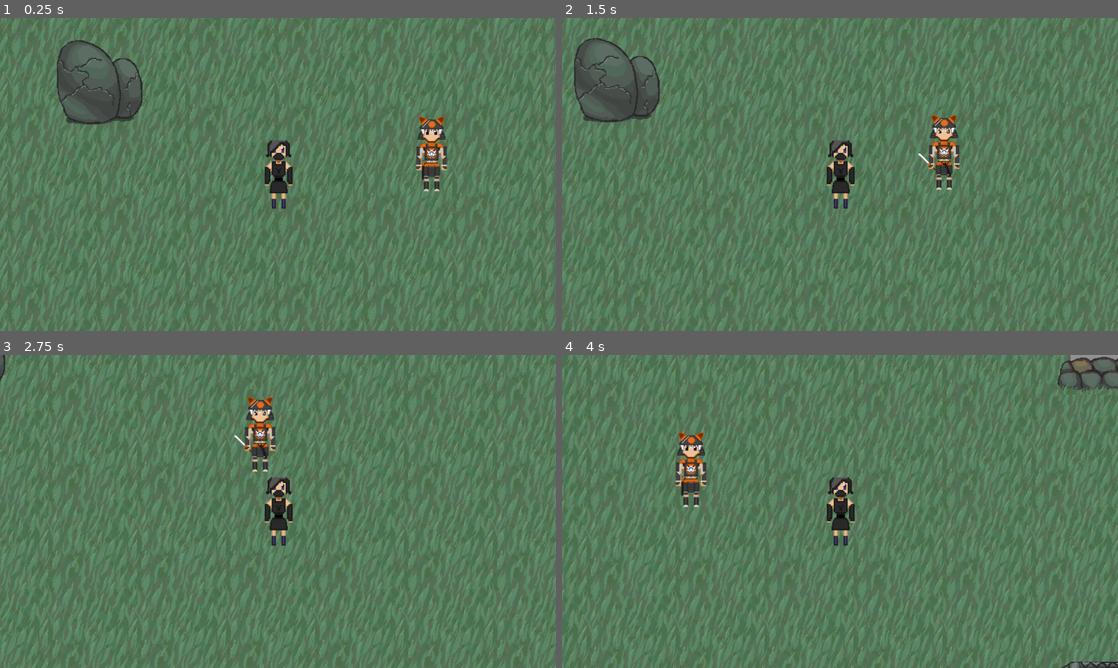
Above: before the commit, frames 1-4 (two rows, left to right).
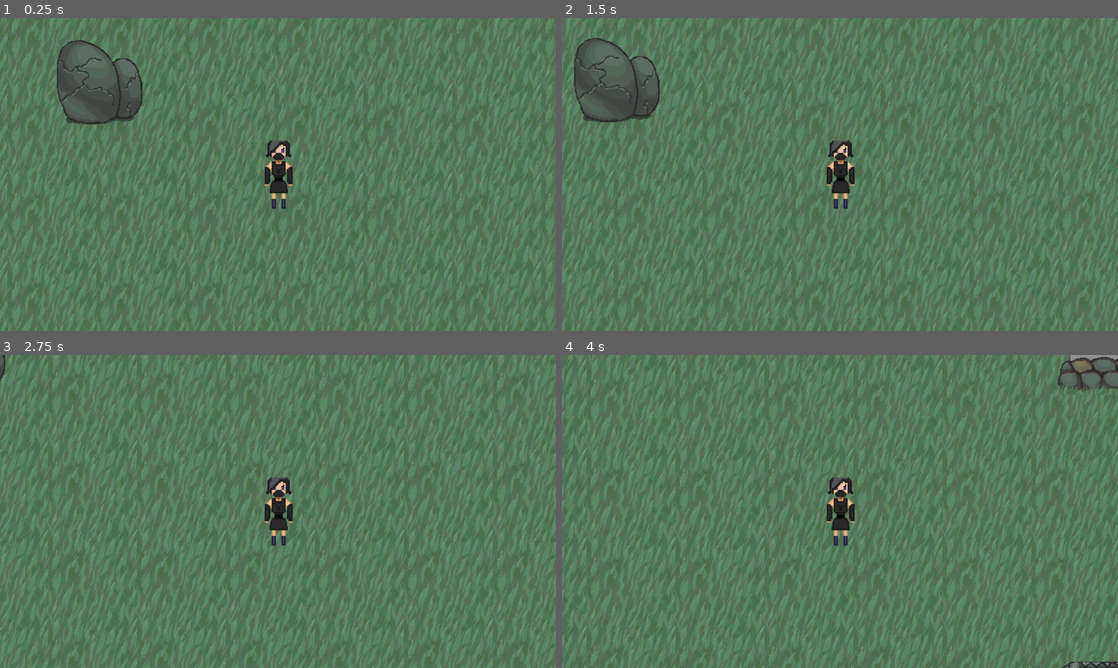
Above: after the commit, the same moments.

Repository: acknapp/silent-return
Game: Godot game, scene res://Main.tscn
The game is run twice, just before and just after one commit, with the same random seed, the same clock (stepped at 60 frames per second) and the same inputs.
Inputs:
- Up to frame 1 (0.25 s): no input
- Up to frame 2 (1.5 s): tap Enter (ui_accept) at 0.5, 0.77 s; hold Right (ui_right) 0.53-1.28 s; hold D (disguise_dragon) 0.53-1.28 s; hold Down (ui_down) from 1.28 s (still down); tap T (disguise_tiger) at 1.35 s
- Up to frame 3 (2.75 s): tap Enter (ui_accept) at 1.52 s; release Down (ui_down) at 2.03 s; hold Right (ui_right) from 2.03 s (still down); hold D (disguise_dragon) from 2.03 s (still down)
- Up to frame 4 (4 s): release Right (ui_right) at 2.78 s; release D (disguise_dragon) at 2.78 s; hold Up (ui_up) 2.78-3.53 s; tap T (disguise_tiger) at 2.85 s; tap Enter (ui_accept) at 3.02, 3.77 s; hold Left (ui_left) from 3.53 s (still down); hold D (disguise_dragon) from 3.53 s (still down)

The runs differ from the first frame. In frame 1, 0.9% of the frame differs, in the area x 74-81%, y 31-56%; in frame 2, 0.9%; in frame 3, 0.9%; in frame 4, 0.9%, in the area x 20-26%, y 24-49%.

Commit message:
when player dies, the game resets

Diff:
--- a/Enemies/EnemyTemplate.gd
+++ b/Enemies/EnemyTemplate.gd
@@ -37,9 +37,16 @@
 
 signal subdued
 
+onready var original_position = position
+
 func _ready():
 	state = pick_random_state([IDLE, WANDER])
 
+func reset():
+	position = original_position
+	velocity = Vector2.ZERO
+	knockback = Vector2.ZERO
+	state = pick_random_state([IDLE, WANDER])
 
 func pick_random_state(state_list):
 	state_list.shuffle()
--- a/Main.gd
+++ b/Main.gd
@@ -1,16 +1,29 @@
 extends Node
 
+onready var player := $YSort/Player
 
-# Declare member variables here. Examples:
-# var a = 2
-# var b = "text"
+const starting_positions := {}
 
+func _ready():
 
-# Called when the node enters the scene tree for the first time.
-func _ready():
-	pass # Replace with function body.
+	_save_initial_positions()
 
+	player.connect("die", self, "_on_player_die")
 
-# Called every frame. 'delta' is the elapsed time since the previous frame.
-#func _process(delta):
-#	pass
+func _on_player_die():
+	reset_game()
+
+func _save_initial_positions():
+	starting_positions[player] = player.position
+
+	for artifact in get_tree().get_nodes_in_group("artifact"):
+		starting_positions[artifact] = artifact.position
+
+func reset_game():
+	player.position	= starting_positions[player]
+
+	for enemy in get_tree().get_nodes_in_group("enemy"):
+		enemy.reset()
+
+	for artifact in get_tree().get_nodes_in_group("artifact"):
+		artifact.position = starting_positions[artifact]
--- a/Main.tscn
+++ b/Main.tscn
@@ -232,85 +232,82 @@
 [node name="HidingRock" parent="YSort" instance=ExtResource( 9 )]
 position = Vector2( 480, -568 )
 
-[node name="GreyDragonAshigaru12" parent="YSort" instance=ExtResource( 8 )]
+[node name="GreyDragonAshigaru12" parent="YSort" groups=["enemy", "enemy_grey_dragon"] instance=ExtResource( 8 )]
 position = Vector2( -888, -184 )
 
-[node name="GreyDragonAshigaru11" parent="YSort" instance=ExtResource( 8 )]
+[node name="GreyDragonAshigaru11" parent="YSort" groups=["enemy", "enemy_grey_dragon"] instance=ExtResource( 8 )]
 position = Vector2( 536, 360 )
 
-[node name="GreyDragonAshigaru10" parent="YSort" instance=ExtResource( 8 )]
+[node name="GreyDragonAshigaru10" parent="YSort" groups=["enemy", "enemy_grey_dragon"] instance=ExtResource( 8 )]
 position = Vector2( 416, -16 )
 
-[node name="GreyDragonAshigaru9" parent="YSort" instance=ExtResource( 8 )]
+[node name="GreyDragonAshigaru9" parent="YSort" groups=["enemy", "enemy_grey_dragon"] instance=ExtResource( 8 )]
 position = Vector2( -1056, -512 )
 
-[node name="GreyDragonAshigaru" parent="YSort" instance=ExtResource( 8 )]
+[node name="GreyDragonAshigaru" parent="YSort" groups=["enemy", "enemy_grey_dragon"] instance=ExtResource( 8 )]
 position = Vector2( 280, 1224 )
 
-[node name="GreyDragonSamurai" parent="YSort" instance=ExtResource( 5 )]
+[node name="GreyDragonSamurai" parent="YSort" groups=["enemy", "enemy_grey_dragon"] instance=ExtResource( 5 )]
 position = Vector2( -256, 728 )
 
-[node name="GreyDragonSamurai2" parent="YSort" instance=ExtResource( 5 )]
+[node name="GreyDragonSamurai2" parent="YSort" groups=["enemy", "enemy_grey_dragon"] instance=ExtResource( 5 )]
 position = Vector2( -240, 248 )
 
-[node name="GreyDragonSamurai3" parent="YSort" instance=ExtResource( 5 )]
+[node name="GreyDragonSamurai3" parent="YSort" groups=["enemy", "enemy_grey_dragon"] instance=ExtResource( 5 )]
 position = Vector2( -464, 1592 )
 
-[node name="GreyDragonAshigaru2" parent="YSort" instance=ExtResource( 8 )]
+[node name="GreyDragonAshigaru2" parent="YSort" groups=["enemy", "enemy_grey_dragon"] instance=ExtResource( 8 )]
 position = Vector2( 320, 800 )
 
-[node name="GreyDragonAshigaru3" parent="YSort" instance=ExtResource( 8 )]
+[node name="GreyDragonAshigaru3" parent="YSort" groups=["enemy", "enemy_grey_dragon"] instance=ExtResource( 8 )]
 position = Vector2( 456, 1576 )
 
-[node name="GreyDragonAshigaru4" parent="YSort" instance=ExtResource( 8 )]
+[node name="GreyDragonAshigaru4" parent="YSort" groups=["enemy", "enemy_grey_dragon"] instance=ExtResource( 8 )]
 position = Vector2( 576, 1264 )
 
-[node name="GreyDragonAshigaru5" parent="YSort" instance=ExtResource( 8 )]
+[node name="GreyDragonAshigaru5" parent="YSort" groups=["enemy", "enemy_grey_dragon"] instance=ExtResource( 8 )]
 position = Vector2( -552, -536 )
 
-[node name="GreyDragonAshigaru6" parent="YSort" instance=ExtResource( 8 )]
+[node name="GreyDragonAshigaru6" parent="YSort" groups=["enemy", "enemy_grey_dragon"] instance=ExtResource( 8 )]
 position = Vector2( -1288, 280 )
 
-[node name="GreyDragonAshigaru7" parent="YSort" instance=ExtResource( 8 )]
+[node name="GreyDragonAshigaru7" parent="YSort" groups=["enemy", "enemy_grey_dragon"] instance=ExtResource( 8 )]
 position = Vector2( -1168, 1136 )
 
-[node name="GreyDragonAshigaru8" parent="YSort" instance=ExtResource( 8 )]
+[node name="GreyDragonAshigaru8" parent="YSort" groups=["enemy", "enemy_grey_dragon"] instance=ExtResource( 8 )]
 position = Vector2( -280, 1120 )
 
-[node name="WhiteTigerAshigaru" parent="YSort" instance=ExtResource( 10 )]
+[node name="WhiteTigerAshigaru" parent="YSort" groups=["enemy", "enemy_white_tiger"] instance=ExtResource( 10 )]
 position = Vector2( 1264, 728 )
 
-[node name="WhiteTigerSamurai" parent="YSort" instance=ExtResource( 4 )]
+[node name="WhiteTigerSamurai" parent="YSort" groups=["enemy", "enemy_white_tiger"] instance=ExtResource( 4 )]
 position = Vector2( 1032, 1040 )
 
-[node name="WhiteTigerSamurai2" parent="YSort" instance=ExtResource( 4 )]
+[node name="WhiteTigerSamurai2" parent="YSort" groups=["enemy", "enemy_white_tiger"] instance=ExtResource( 4 )]
 position = Vector2( 1088, 1584 )
 
-[node name="WhiteTigerSamurai3" parent="YSort" instance=ExtResource( 4 )]
+[node name="WhiteTigerSamurai3" parent="YSort" groups=["enemy", "enemy_white_tiger"] instance=ExtResource( 4 )]
 position = Vector2( 1080, 88 )
 
-[node name="WhiteTigerSamurai_TEST" parent="YSort" instance=ExtResource( 4 )]
-position = Vector2( 957, -458 )
-
-[node name="WhiteTigerSamurai4" parent="YSort" instance=ExtResource( 4 )]
+[node name="WhiteTigerSamurai4" parent="YSort" groups=["enemy", "enemy_white_tiger"] instance=ExtResource( 4 )]
 position = Vector2( 2056, -368 )
 
-[node name="WhiteTigerSamurai5" parent="YSort" instance=ExtResource( 4 )]
+[node name="WhiteTigerSamurai5" parent="YSort" groups=["enemy", "enemy_white_tiger"] instance=ExtResource( 4 )]
 position = Vector2( 1760, 648 )
 
-[node name="WhiteTigerSamurai6" parent="YSort" instance=ExtResource( 4 )]
+[node name="WhiteTigerSamurai6" parent="YSort" groups=["enemy", "enemy_white_tiger"] instance=ExtResource( 4 )]
 position = Vector2( 2184, 1584 )
 
-[node name="WhiteTigerSamurai7" parent="YSort" instance=ExtResource( 4 )]
+[node name="WhiteTigerSamurai7" parent="YSort" groups=["enemy", "enemy_white_tiger"] instance=ExtResource( 4 )]
 position = Vector2( 2568, 200 )
 
-[node name="WhiteTigerAshigaru2" parent="YSort" instance=ExtResource( 10 )]
+[node name="WhiteTigerAshigaru2" parent="YSort" groups=["enemy", "enemy_white_tiger"] instance=ExtResource( 10 )]
 position = Vector2( 1856, 184 )
 
-[node name="WhiteTigerAshigaru3" parent="YSort" instance=ExtResource( 10 )]
+[node name="WhiteTigerAshigaru3" parent="YSort" groups=["enemy", "enemy_white_tiger"] instance=ExtResource( 10 )]
 position = Vector2( 2488, 656 )
 
-[node name="WhiteTigerAshigaru4" parent="YSort" instance=ExtResource( 10 )]
+[node name="WhiteTigerAshigaru4" parent="YSort" groups=["enemy", "enemy_white_tiger"] instance=ExtResource( 10 )]
 position = Vector2( 2544, -568 )
 
 [node name="Rock" parent="YSort" instance=ExtResource( 7 )]
@@ -340,19 +337,18 @@
 [node name="Rock9" parent="YSort" instance=ExtResource( 7 )]
 position = Vector2( 952, 2152 )
 
-[node name="WhiteTigerAshigaru5" parent="YSort" instance=ExtResource( 10 )]
+[node name="WhiteTigerAshigaru5" parent="YSort" groups=["enemy", "enemy_white_tiger"] instance=ExtResource( 10 )]
 position = Vector2( 1496, 1624 )
 
-[node name="WhiteTigerAshigaru6" parent="YSort" instance=ExtResource( 10 )]
+[node name="WhiteTigerAshigaru6" parent="YSort" groups=["enemy", "enemy_white_tiger"] instance=ExtResource( 10 )]
 position = Vector2( 1328, 1320 )
 
-[node name="DragonArtifact" parent="YSort" instance=ExtResource( 12 )]
-position = Vector2( -1288, 656 )
-
-[node name="TigerArtifact" parent="YSort" instance=ExtResource( 12 )]
+[node name="DragonArtifact" parent="YSort" groups=["artifact"] instance=ExtResource( 12 )]
+position = Vector2( -1287, 656 )
+
+[node name="TigerArtifact" parent="YSort" groups=["artifact"] instance=ExtResource( 12 )]
 position = Vector2( 2688, 1632 )
 
 [node name="GameMusic" type="AudioStreamPlayer" parent="."]
 stream = ExtResource( 6 )
 volume_db = -3.029
-autoplay = true
--- a/Player/Player.gd
+++ b/Player/Player.gd
@@ -28,7 +28,7 @@
 var disguise = null
 var invincible := false
 
-
+signal die()
 
 func _ready():
 	disguise = ninja
@@ -81,7 +81,15 @@
 	# play hurt animation
 	# bounce away?
 	stats.health = stats.health - 1
+	if stats.health <= 0:
+		die()
+		return
+
 	invincible = true
+
+func die():
+	# death animation?
+	emit_signal("die")
 
 func _on_ChangingHitBox_area_entered(area):
 	hide_disguises()
